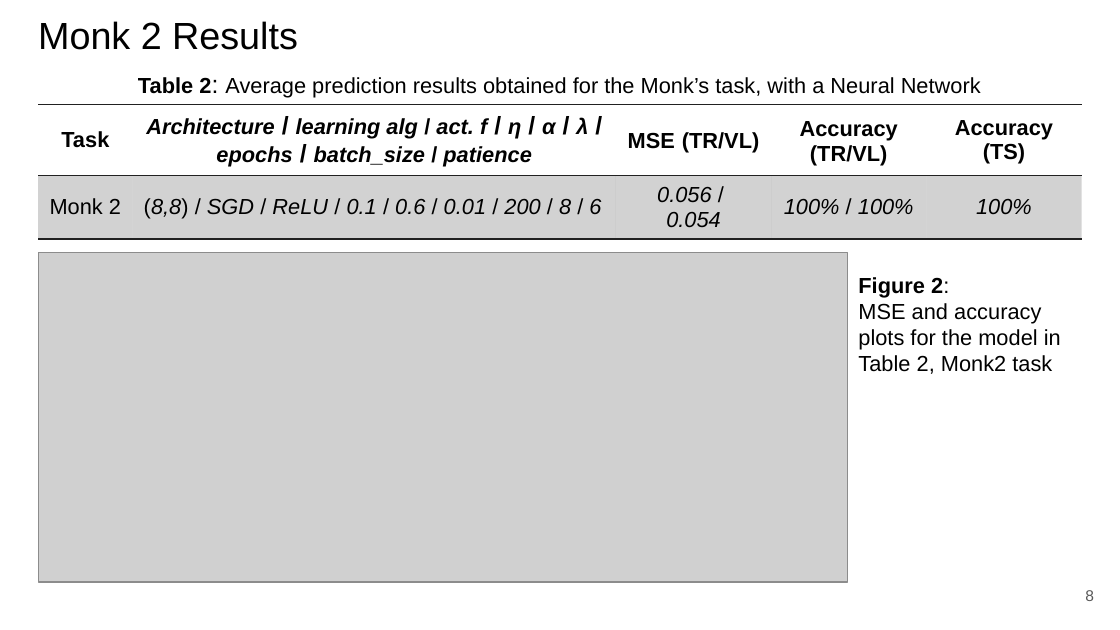
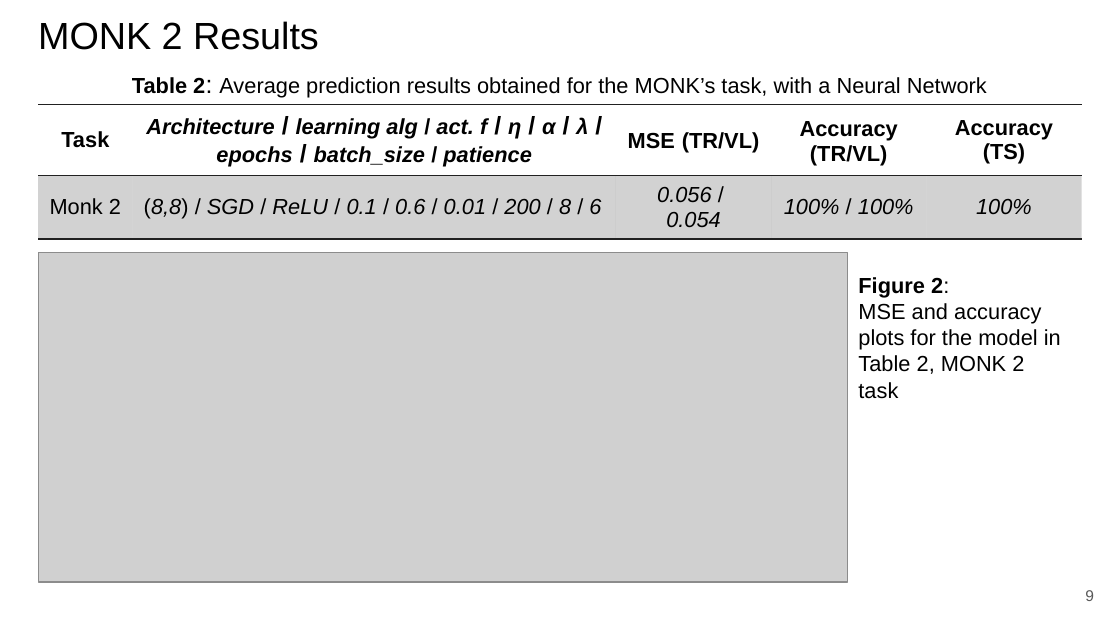
Before and after one commit to paolo-junior-mollica/machine-learning-project, a slide deck: slide 9 of relazione/ML-2023-PRJ-Slides-Demo.pptx (slide 8 before the commit). Drawn at 1120x630 pixels with LibreOffice and Linux fonts; fonts in the diff are those of the drawing; grey boxes stand for pictures. Boxes give left, top, right and bottom in pixels: in the first picture for what was removed or moved away, otherwise in the second. Text is boxed around its words. In the diff, an @@ line names an element or a change of style, - is before the commit and + after.

```diff
--- a/relazione/ML-2023-PRJ-Slides-Demo.pptx
+++ b/relazione/ML-2023-PRJ-Slides-Demo.pptx
@@ title at [38,21,319,50]: text changed @@
-Monk 2 Results
+MONK 2 Results
@@ text at [132,77,987,98]: text changed @@
-Table 2: Average prediction results obtained for the Monk’s task, with a Neural Network
+Table 2: Average prediction results obtained for the MONK’s task, with a Neural Network
@@ text at [858,277,1061,374]: text changed @@
-Figure 2:
-MSE and accuracy plots for the model in Table 2, Monk2 task
+Figure 2:
+MSE and accuracy plots for the model in Table 2, MONK 2 task
```
Also in this commit, not shown: 17 other slides changed, 2 slides added.
